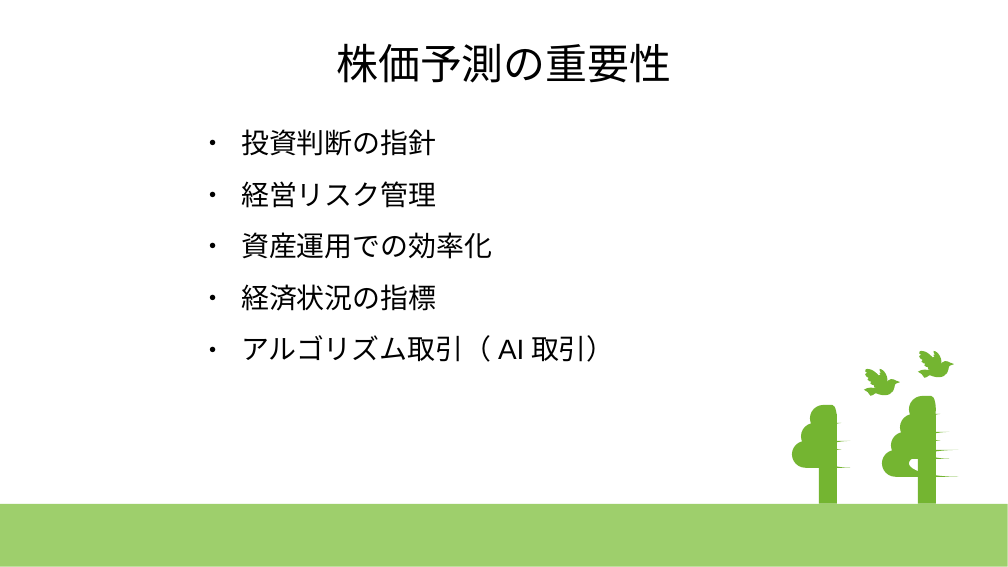
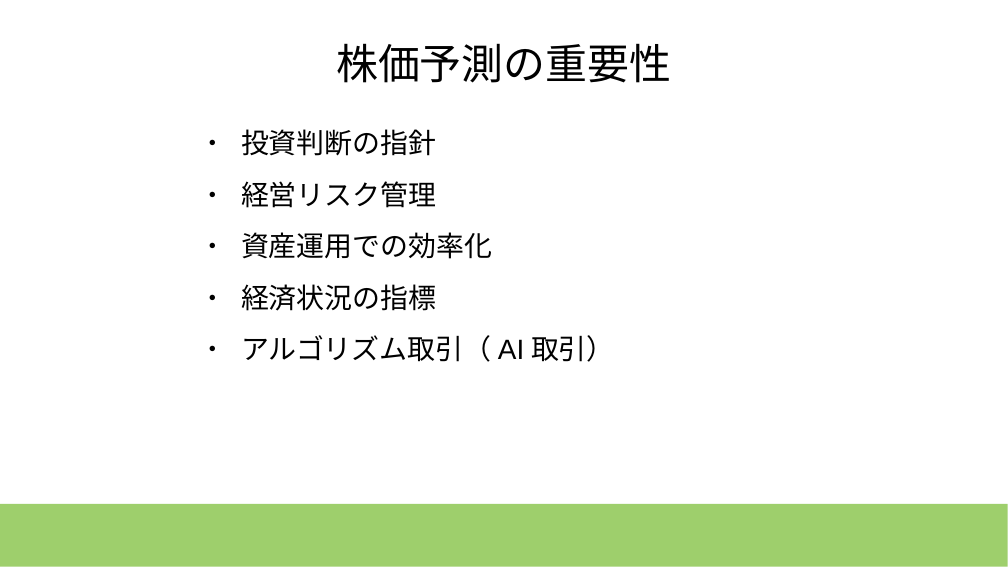
Before and after one commit to kawagashira/deepcraft, a slide deck: slide 2 of time_series/time_series.pptx. Drawn at 1008x567 pixels with LibreOffice and Linux fonts; fonts in the diff are those of the drawing. Boxes give left, top, right and bottom in pixels: in the first picture for what was removed or moved away, otherwise in the second. Text is boxed around its words. In the diff, an @@ line names an element or a change of style, - is before the commit and + after.

```diff
--- a/time_series/time_series.pptx
+++ b/time_series/time_series.pptx
@@ group removed at [864,370,900,396]: 8 freeform shapes @@
@@ group removed at [918,351,954,378]: 8 freeform shapes @@
@@ freeform shape removed at [810,405,846,432] @@
@@ rectangle removed at [820,414,838,504] @@
@@ freeform shape removed at [900,414,954,441] @@
@@ freeform shape removed at [909,396,945,423] @@
@@ rectangle removed at [918,414,937,504] @@
@@ freeform shape removed at [792,441,864,467] @@
@@ freeform shape removed at [801,424,855,450] @@
@@ freeform shape removed at [891,432,963,458] @@
@@ freeform shape removed at [883,450,972,477] @@
```
Also in this commit, not shown: 13 other slides changed, 2 slides added, 1 slide removed, 3 other files.
